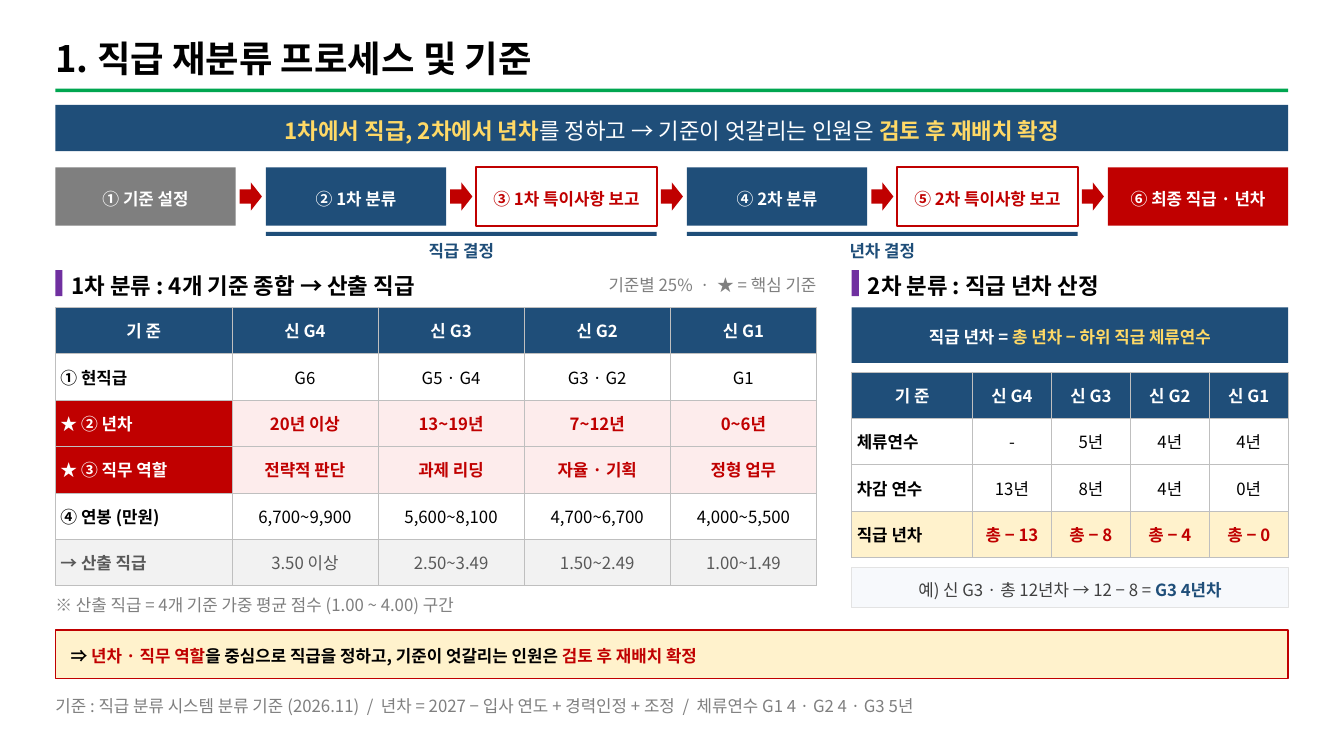
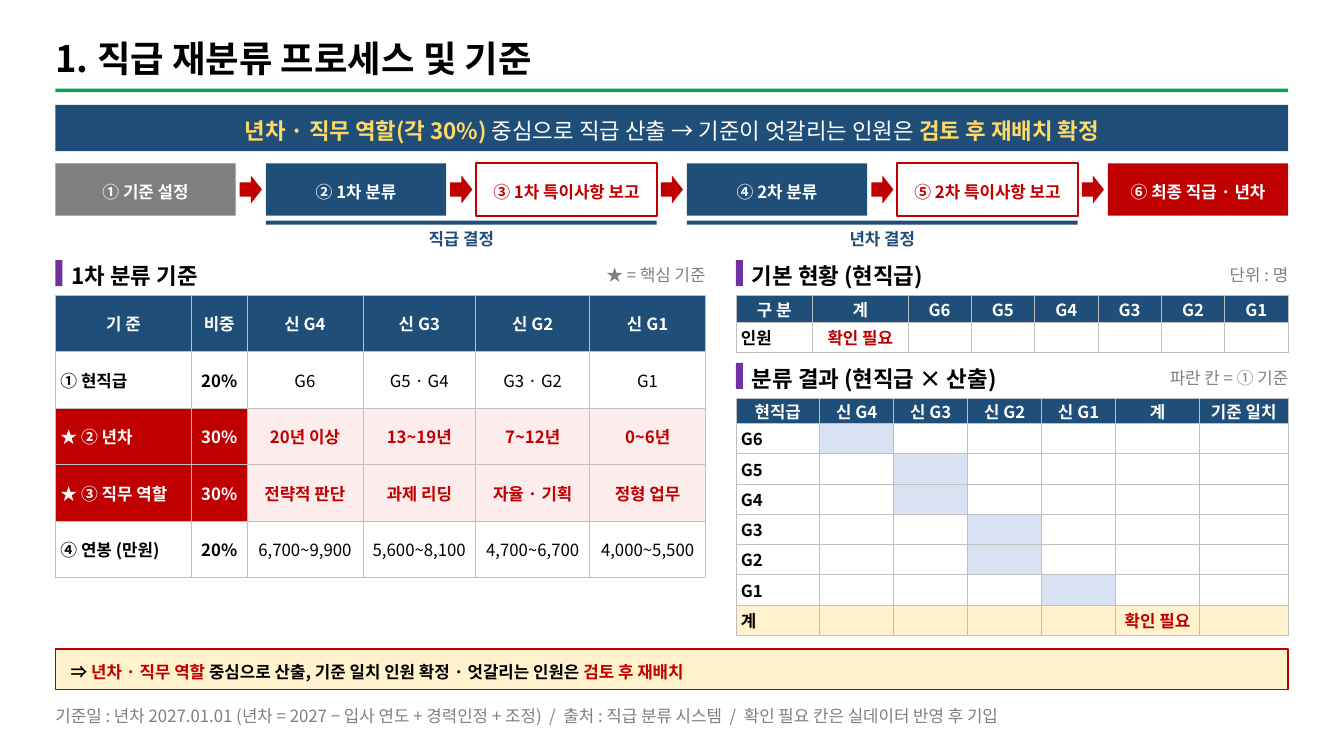
Before and after one commit to chosw9187-source/30agro, a slide deck: slide 2 of tools/grade2/report/직급재분류_결과보고(안).pptx. Drawn at 1344x756 pixels with LibreOffice and Linux fonts; fonts in the diff are those of the drawing. Boxes give left, top, right and bottom in pixels: in the first picture for what was removed or moved away, otherwise in the second. Text is boxed around its words. In the diff, an @@ line names an element or a change of style, - is before the commit and + after.

```diff
--- a/tools/grade2/report/직급재분류_결과보고(안).pptx
+++ b/tools/grade2/report/직급재분류_결과보고(안).pptx
@@ text in rectangle at [245,120,1099,144]: text changed @@
-1차에서 직급, 2차에서 년차를 정하고 → 기준이 엇갈리는 인원은 검토 후 재배치 확정
+년차 · 직무 역할(각 30%) 중심으로 직급 산출 → 기준이 엇갈리는 인원은 검토 후 재배치 확정
@@ rectangle "① 기준 설정": place and size @@
-rectangle "① 기준 설정" at [55,167,236,226]
+rectangle "① 기준 설정" at [55,163,236,216]
@@ rectangle "② 1차 분류": place and size @@
-rectangle "② 1차 분류" at [266,167,447,226]
+rectangle "② 1차 분류" at [266,163,447,216]
@@ rectangle "③ 1차 특이사항 보고": place and size @@
-rectangle "③ 1차 특이사항 보고" at [477,167,657,226]
+rectangle "③ 1차 특이사항 보고" at [477,163,657,216]
@@ rectangle "④ 2차 분류": place and size @@
-rectangle "④ 2차 분류" at [687,167,867,226]
+rectangle "④ 2차 분류" at [687,163,867,216]
@@ rectangle "⑤ 2차 특이사항 보고": place and size @@
-rectangle "⑤ 2차 특이사항 보고" at [897,167,1078,226]
+rectangle "⑤ 2차 특이사항 보고" at [897,163,1078,216]
@@ 5 right arrows: place and size @@
-5 right arrows at [240,182,1104,211]
+5 right arrows at [240,175,1104,204]
@@ rectangle "⑥ 최종 직급 · 년차": place and size @@
-rectangle "⑥ 최종 직급 · 년차" at [1108,167,1289,226]
+rectangle "⑥ 최종 직급 · 년차" at [1108,163,1289,216]
@@ 3 rectangles, 2 texts: place and size @@
-3 rectangles, 2 texts at [55,232,1078,296]
+3 rectangles, 2 texts at [55,221,1078,286]
@@ text at [72,265,197,286]: text changed @@
-1차 분류 : 4개 기준 종합 → 산출 직급
+1차 분류 기준
@@ text at [640,267,706,282]: text changed @@
-기준별 25% · ★ = 핵심 기준
+★ = 핵심 기준
@@ rectangle: place and size @@
-rectangle at [852,270,859,296]
+rectangle at [736,260,743,286]
@@ text added at [752,265,923,289], 16 pt, text #000000, bold @@
+기본 현황 (현직급)
@@ text at [1230,267,1288,282]: text changed; size 16 to 12 pt; text colour #000000 to #7F7F7F; bold off @@
-2차 분류 : 직급 년차 산정
+단위 : 명
@@ table at [55,295,706,578] @@
-기 준 | 신 G4 | 신 G3 | 신 G2 | 신 G1
-① 현직급 | G6 | G5 · G4 | G3 · G2 | G1
-★ ② 년차 | 20년 이상 | 13~19년 | 7~12년 | 0~6년
-★ ③ 직무 역할 | 전략적 판단 | 과제 리딩 | 자율 · 기획 | 정형 업무
-④ 연봉 (만원) | 6,700~9,900 | 5,600~8,100 | 4,700~6,700 | 4,000~5,500
-→ 산출 직급 | 3.50 이상 | 2.50~3.49 | 1.50~2.49 | 1.00~1.49
+기 준 | 비중 | 신 G4 | 신 G3 | 신 G2 | 신 G1
+① 현직급 | 20% | G6 | G5 · G4 | G3 · G2 | G1
+★ ② 년차 | 30% | 20년 이상 | 13~19년 | 7~12년 | 0~6년
+★ ③ 직무 역할 | 30% | 전략적 판단 | 과제 리딩 | 자율 · 기획 | 정형 업무
+④ 연봉 (만원) | 20% | 6,700~9,900 | 5,600~8,100 | 4,700~6,700 | 4,000~5,500
@@ table: place and size @@
-table at [55,308,817,586]
+table at [55,295,706,578]
@@ table added at [736,295,1289,350], 2 rows, 8 columns @@
+구 분 | 계 | G6 | G5 | G4 | G3 | G2 | G1
+인원 | 확인 필요 |  |  |  |  |  | 
@@ rectangle removed at [852,308,1289,363] @@
-직급 년차 = 총 년차 − 하위 직급 체류연수
@@ rectangle added at [736,363,743,389], fill #7030A0 @@
@@ text added at [752,368,997,392], 16 pt, text #000000, bold @@
+분류 결과 (현직급 × 산출)
@@ table removed at [852,372,1288,558], 4 rows, 5 columns @@
-기 준 | 신 G4 | 신 G3 | 신 G2 | 신 G1
-체류연수 | - | 5년 | 4년 | 4년
-차감 연수 | 13년 | 8년 | 4년 | 0년
-직급 년차 | 총 − 13 | 총 − 8 | 총 − 4 | 총 − 0
@@ text added at [1170,370,1288,386], 12 pt, text #7F7F7F @@
+파란 칸 = ① 기준
@@ table added at [736,398,1287,633], 8 rows, 7 columns @@
+현직급 | 신 G4 | 신 G3 | 신 G2 | 신 G1 | 계 | 기준 일치
+G6 |  |  |  |  |  | 
+G5 |  |  |  |  |  | 
+G4 |  |  |  |  |  | 
+G3 |  |  |  |  |  | 
+G2 |  |  |  |  |  | 
+G1 |  |  |  |  |  | 
+계 |  |  |  |  | 확인 필요 | 
@@ rectangle removed at [852,568,1289,608] @@
-예) 신 G3 · 총 12년차 → 12 − 8 = G3 4년차
@@ text removed at [76,597,454,614] @@
-※ 산출 직급 = 4개 기준 가중 평균 점수 (1.00 ~ 4.00) 구간
@@ rectangle "⇒ 년차 · 직무 역할 ...": place and size @@
-rectangle "⇒ 년차 · 직무 역할 ..." at [55,630,1289,679]
+rectangle "⇒ 년차 · 직무 역할 ..." at [55,649,1289,690]
@@ text in rectangle at [91,663,683,682]: text changed @@
-⇒ 년차 · 직무 역할을 중심으로 직급을 정하고, 기준이 엇갈리는 인원은 검토 후 재배치 확정
+⇒ 년차 · 직무 역할 중심으로 산출, 기준 일치 인원 확정 · 엇갈리는 인원은 검토 후 재배치
@@ text at [55,708,998,725]: text changed @@
-기준 : 직급 분류 시스템 분류 기준 (2026.11) / 년차 = 2027 − 입사 연도 + 경력인정 + 조정 / 체류연수 G1 4 · G2 4 · G3 5년
+기준일 : 년차 2027.01.01 (년차 = 2027 − 입사 연도 + 경력인정 + 조정) / 출처 : 직급 분류 시스템 / 확인 필요 칸은 실데이터 반영 후 기입
```
Also in this commit, not shown: 4 other slides changed, 1 other file.
